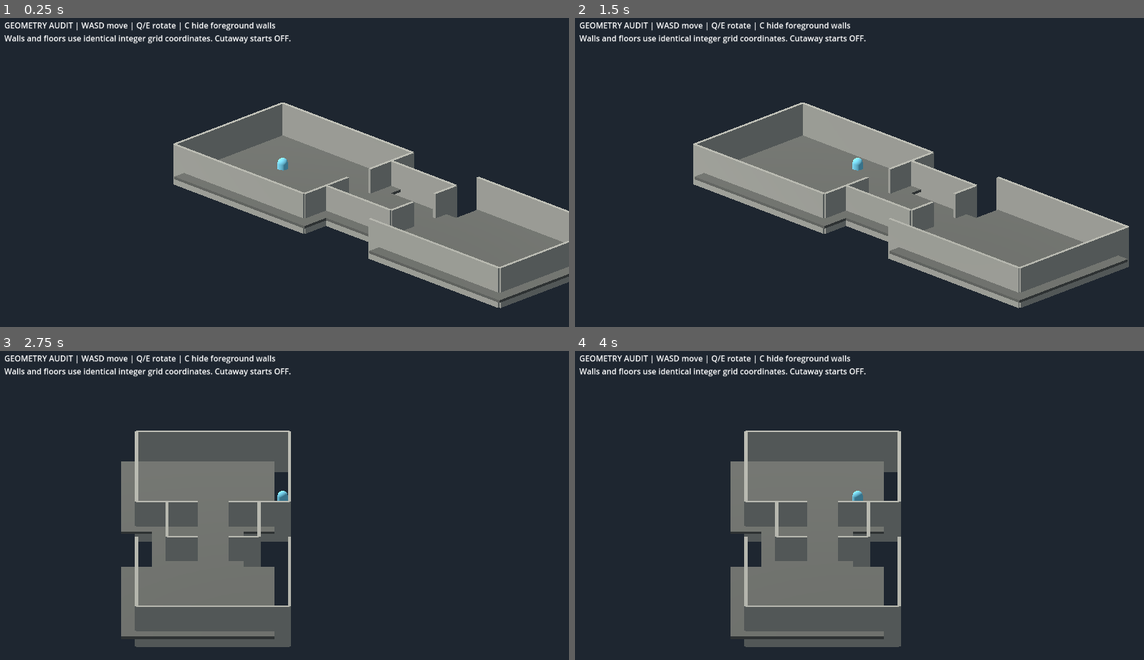
Above: before the commit, frames 1-4 (two rows, left to right).
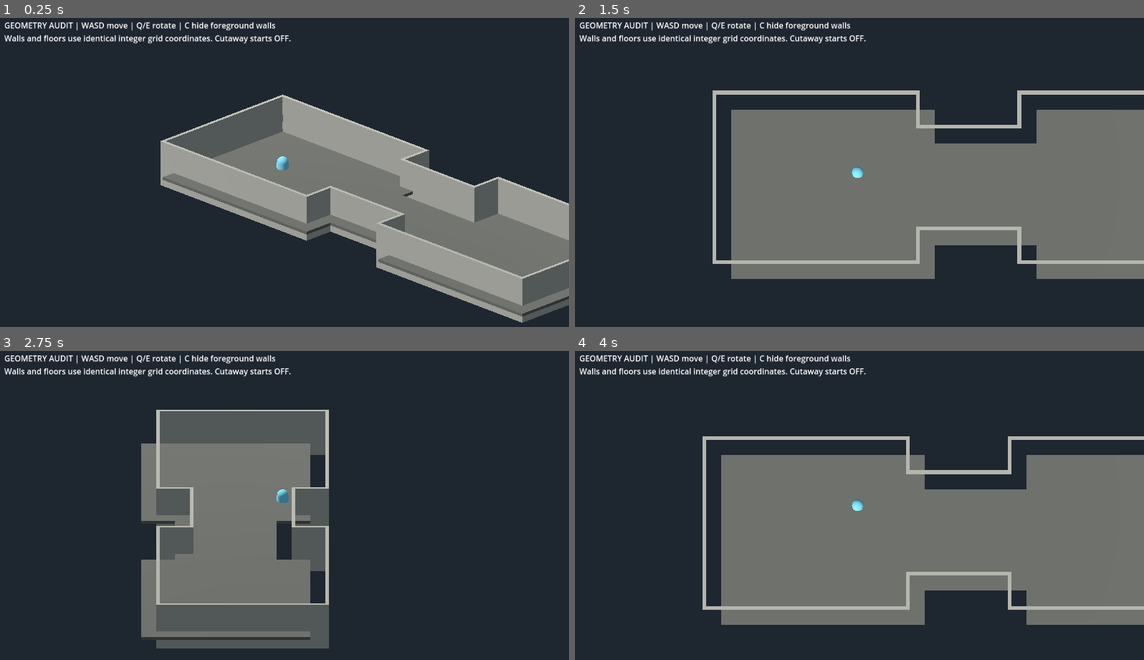
Above: after the commit, the same moments.

Repository: Jonty303/Project-Gauntlands
Game: Godot game, scene res://scenes/grid_geometry_audit_25d.tscn
Same seed, same stepped clock (60 frames per second), same inputs: the game is played once before the commit and once after it. This scene is started directly instead of the project's main scene.
Inputs (mouse positions are in pixels of both pictures, inside the frame that each line leads up to):
- Up to frame 1 (0.25 s): no input
- Up to frame 2 (1.5 s): tap Enter (ui_accept) at 0.5, 0.77 s; move the mouse to (984, 157) at 0.52 s; hold D (move_right) 0.53-1.25 s; tap T at 0.6 s; click (984, 157) at 0.67 s; drag from (745, 187) to (831, 237) at 1.27 s
- Up to frame 3 (2.75 s): tap Enter (ui_accept) at 2 s; move the mouse to (341, 434) at 2.02 s; hold D (move_right) from 2.03 s (still down); tap E (target_next) at 2.1 s; tap T at 2.3 s
- Up to frame 4 (4 s): release D (move_right) at 2.75 s; drag from (831, 570) to (683, 456) at 2.77 s; tap Enter (ui_accept) at 3.5, 3.77 s; move the mouse to (1030, 554) at 3.52 s; hold A (move_left) from 3.53 s (still down); tap Tab (weapon_toggle) at 3.6 s; tap T at 3.8 s

The runs differ from the first frame. In frame 1, 10% of the frame differs, in the area x 28-100%, y 24-99%; in frame 2, 35%, in the area x 20-100%, y 23-94%; in frame 3, 15%; in frame 4, 33%.

Commit message:
Correct geometry audit: boundary-only walls, unique corner joins, top-down inspection

Diff:
--- a/scripts/grid_geometry_audit_25d.gd
+++ b/scripts/grid_geometry_audit_25d.gd
@@ -10,6 +10,7 @@
 var camera: Camera3D
 var camera_yaw: float = 45.0
 var cutaway: bool = false
+var top_down: bool = false
 var floor_material: StandardMaterial3D
 var wall_material: StandardMaterial3D
 
@@ -51,27 +52,53 @@
         grid.set_cell_item(Vector3i(cell.x,0,cell.y),0)
 
 func _build_boundary_walls() -> void:
-    # Each outer edge is emitted once. Interior edges are empty except
-    # doorway partitions: a 2m centre opening and solid side spans.
+    # An edge exists if and only if one side is occupied and the other is void.
+    # Adjacent floor cells NEVER receive a separating wall. This removes the
+    # previous hard-coded doorway partitions that obstructed the corridor.
+    var unique_edges: Dictionary = {}
+    var vertices: Dictionary = {}
     for key in occupied:
         var cell: Vector2i = key
         for offset in [Vector2i(-1,0),Vector2i(1,0),Vector2i(0,-1),Vector2i(0,1)]:
             var neighbor: Vector2i = cell+offset
-            var is_outer: bool = not occupied.has(neighbor)
-            var doorway_partition: bool = false
-            if offset == Vector2i(1,0) and (cell.x == -2 or cell.x == 1):
-                doorway_partition = cell.y != 0
-            if offset == Vector2i(-1,0) and (cell.x == -1 or cell.x == 2):
-                doorway_partition = cell.y != 0
-            if not is_outer and not doorway_partition:
+            if occupied.has(neighbor):
                 continue
-            # Only the chamber side emits the shared partition.
-            if doorway_partition and (cell.x == -1 or cell.x == 2):
-                continue
-            var center := Vector3(float(cell.x)*CELL,0,float(cell.y)*CELL)
+            var edge_x: int = cell.x*2+offset.x
+            var edge_z: int = cell.y*2+offset.y
             var along_x: bool = offset.y != 0
-            var edge_center := center+Vector3(float(offset.x)*CELL*0.5,0,float(offset.y)*CELL*0.5)
-            _wall_piece(edge_center,along_x)
+            var edge_key := "%d:%d:%d" % [edge_x,edge_z,int(along_x)]
+            assert(not unique_edges.has(edge_key),"Duplicate boundary edge")
+            unique_edges[edge_key] = true
+            var midpoint := Vector3(float(edge_x)*CELL*0.5,0,float(edge_z)*CELL*0.5)
+            _wall_piece(midpoint,along_x)
+            # Corners are derived from wall edges, not independently placed.
+            var tangent := Vector3(CELL*0.5,0,0) if along_x else Vector3(0,0,CELL*0.5)
+            for endpoint in [midpoint-tangent,midpoint+tangent]:
+                var vertex_key := "%0.2f:%0.2f" % [endpoint.x,endpoint.z]
+                vertices[vertex_key] = endpoint
+    for key in vertices:
+        var point: Vector3 = vertices[key]
+        _corner_fill(point)
+    print("Geometry audit: %d floor cells, %d unique exposed edges, %d corner joins" % [occupied.size(),unique_edges.size(),vertices.size()])
+
+func _corner_fill(at: Vector3) -> void:
+    # Fills the thickness-sized square at an edge intersection.
+    # A single box at each unique vertex prevents cracks without overshooting.
+    var solid := StaticBody3D.new()
+    solid.position = at+Vector3(0,WALL_HEIGHT*0.5,0)
+    add_child(solid)
+    var shape := CollisionShape3D.new()
+    var box := BoxShape3D.new()
+    box.size = Vector3(WALL_THICKNESS,WALL_HEIGHT,WALL_THICKNESS)
+    shape.shape = box
+    solid.add_child(shape)
+    var visual := MeshInstance3D.new()
+    var mesh := BoxMesh.new()
+    mesh.size = box.size
+    visual.mesh = mesh
+    visual.material_override = wall_material
+    solid.add_child(visual)
+    wall_records.append({"visual":visual,"center":at})
 
 func _wall_piece(at: Vector3,along_x: bool) -> void:
     var size := Vector3(CELL,WALL_HEIGHT,WALL_THICKNESS) if along_x else Vector3(WALL_THICKNESS,WALL_HEIGHT,CELL)
@@ -114,7 +141,7 @@
 func _build_camera_and_light() -> void:
     camera = Camera3D.new()
     camera.projection = Camera3D.PROJECTION_ORTHOGONAL
-    camera.size = 21.0
+    camera.size = 19.0
     camera.current = true
     add_child(camera)
     var sun := DirectionalLight3D.new()
@@ -156,6 +183,10 @@
     _update_visibility()
 
 func _update_camera() -> void:
+    if top_down:
+        camera.global_position = hero.global_position+Vector3(0,28,0.01)
+        camera.look_at(hero.global_position)
+        return
     var angle := deg_to_rad(camera_yaw)
     var elevation := deg_to_rad(24.0)
     camera.global_position = hero.global_position+Vector3(sin(angle)*cos(elevation),sin(elevation),cos(angle)*cos(elevation))*26.0
@@ -177,3 +208,5 @@
         camera_yaw += 45.0
     elif event.keycode == KEY_C:
         cutaway = not cutaway
+    elif event.keycode == KEY_T:
+        top_down = not top_down
